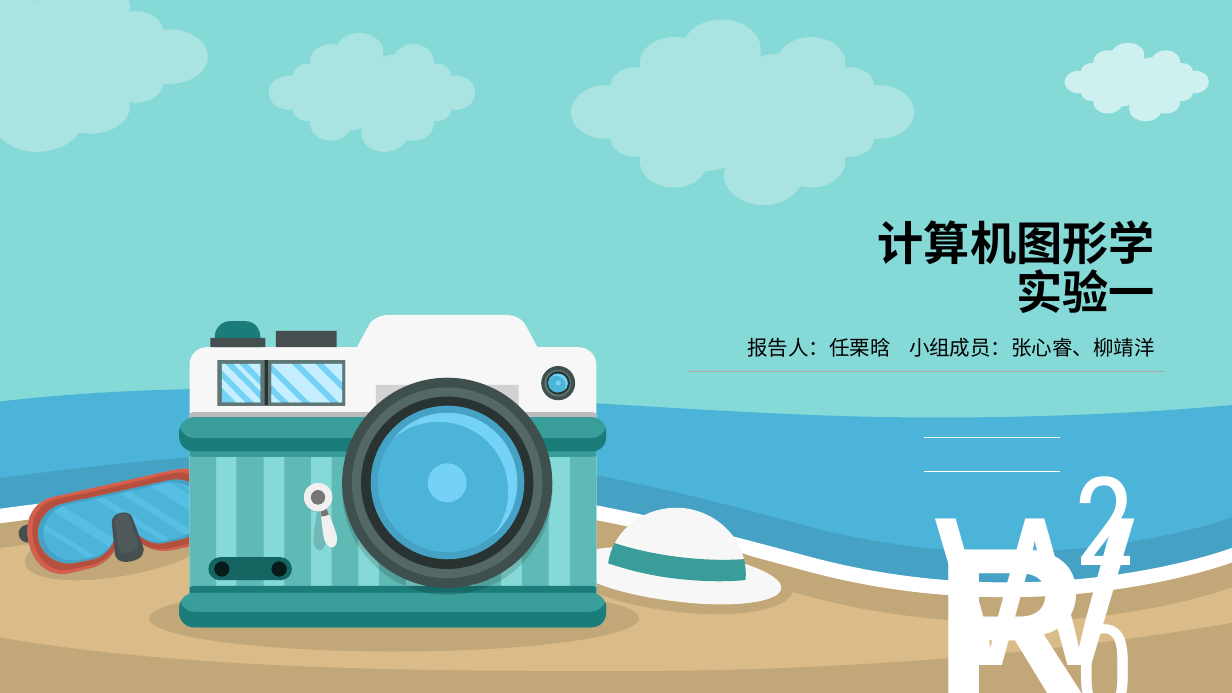
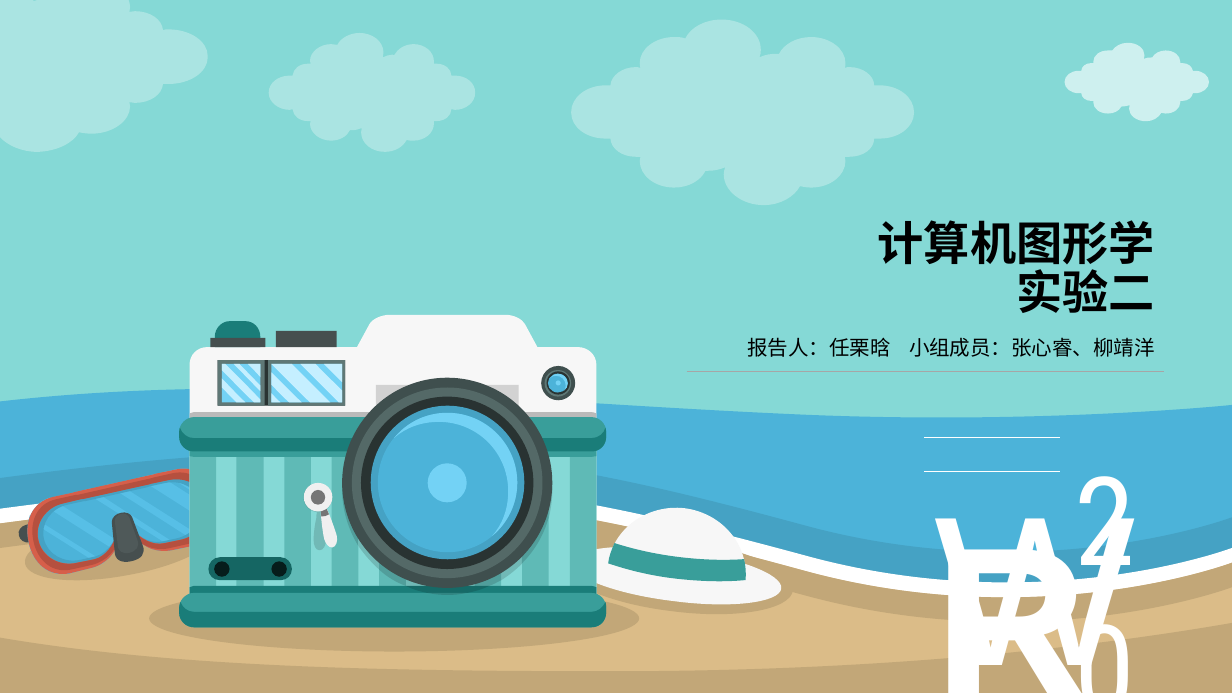
Before and after one commit to R-shrug/webglHomeWork, a slide deck: slide 1 of backend/计算机图形学实验二.pptx. Drawn at 1232x693 pixels with LibreOffice and Linux fonts; fonts in the diff are those of the drawing. Boxes give left, top, right and bottom in pixels: in the first picture for what was removed or moved away, otherwise in the second. Text is boxed around its words. In the diff, an @@ line names an element or a change of style, - is before the commit and + after.

Commit message:
ppt

```diff
--- a/backend/计算机图形学实验二.pptx
+++ b/backend/计算机图形学实验二.pptx
@@ title at (878, 220, 1155, 313): text changed @@
-计算机图形学
-实验一
+计算机图形学
+实验二
```
Also in this commit, not shown: 5 slides removed.
